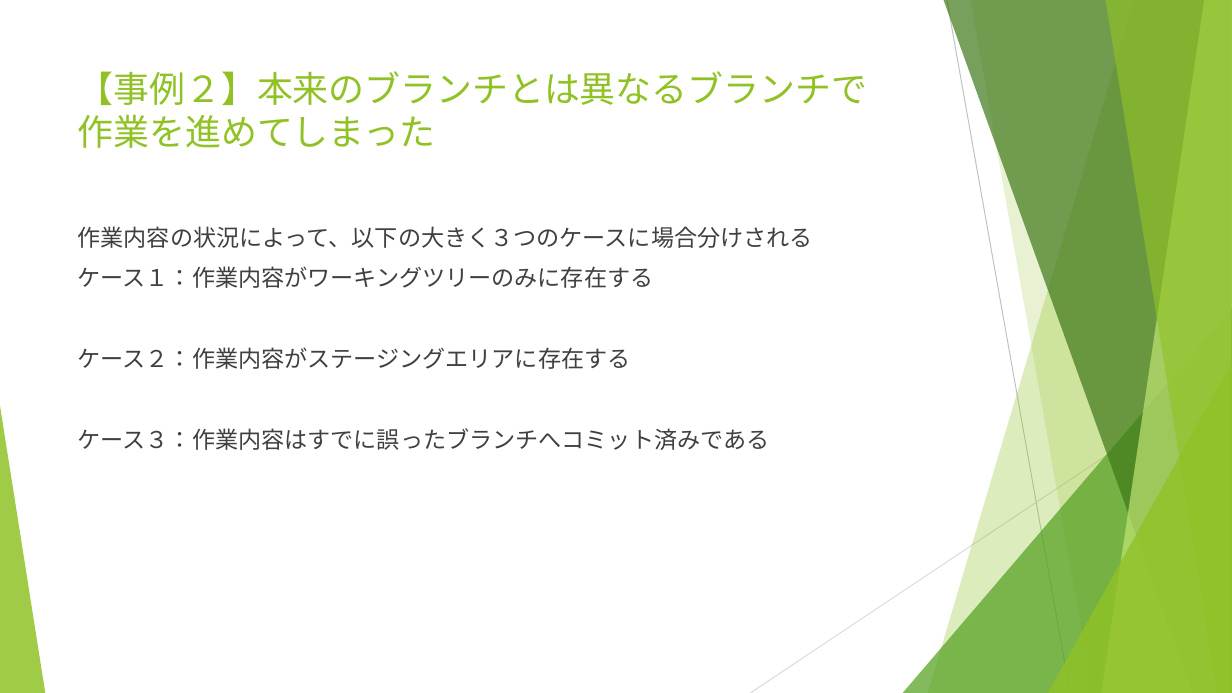
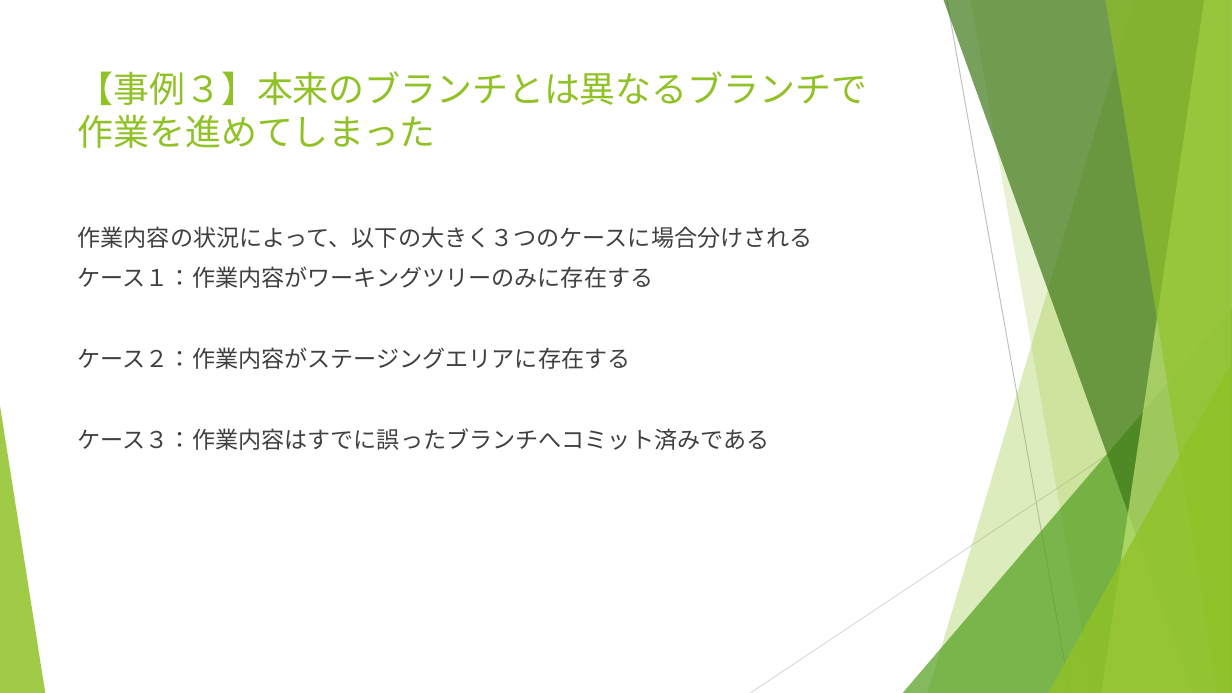
Before and after one commit to yusuke8655/git-trouble-shooting, a slide deck: slide 12 of Gitトラブルシューティング.pptx (slide 8 before the commit). Drawn at 1232x693 pixels with LibreOffice and Linux fonts; fonts in the diff are those of the drawing. Boxes give left, top, right and bottom in pixels: in the first picture for what was removed or moved away, otherwise in the second. Text is boxed around its words. In the diff, an @@ line names an element or a change of style, - is before the commit and + after.

```diff
--- a/Gitトラブルシューティング.pptx
+++ b/Gitトラブルシューティング.pptx
@@ title at (x1=78, y1=71, x2=867, y2=148): text changed @@
-【事例２】本来のブランチとは異なるブランチで
-作業を進めてしまった
+【事例３】本来のブランチとは異なるブランチで
+作業を進めてしまった
```
Also in this commit, not shown: 13 other slides changed, 5 slides added.
